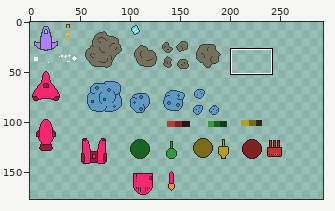
File history of a pixel-art file, src/LudumDare54/Assets/Content/Sprites/Items.aseprite. The first picture is a wide view before the edit; the outline marks the close-up.
Close-up. Before:
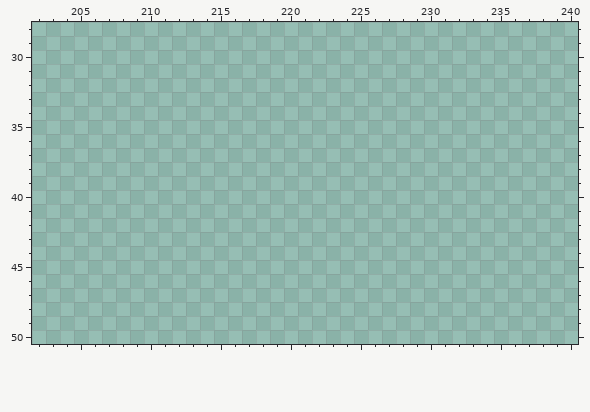
1024x1024 pixels, 1 frame. Colours within 5 levels of each other are drawn and written as one. Shown: x 202..240, y 28..50. The wide view leaves out empty margins. The commit also changed other parts of the picture, which this record leaves out.
After:
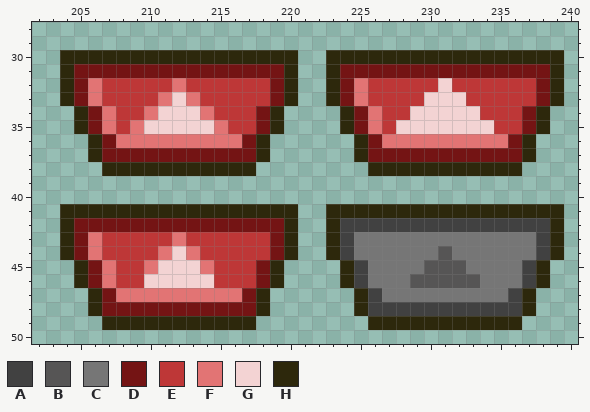
Palette (. is transparent): A #414141  B #565555  C #767676  D #741414  E #be3737  F #e27474  G #f3d3d3  H #2d280c
Changes in this commit:
y 30: x 204..220 ................. -> HHHHHHHHHHHHHHHHH; x 223..239 ................. -> HHHHHHHHHHHHHHHHH
y 31: x 204..220 ................. -> HDDDDDDDDDDDDDDDH; x 223..239 ................. -> HDDDDDDDDDDDDDDDH
y 32: x 204..220 ................. -> HDFEEEEEFEEEEEEDH; x 223..239 ................. -> HDFEEEEEGEEEEEEDH
y 33: x 204..220 ................. -> HDFEEEEFGFEEEEEDH; x 223..239 ................. -> HDFEEEEGGGEEEEEDH
y 34: x 205..219 ............... -> HDFEEFGGGFEEEDH; x 224..238 ............... -> HDFEEGGGGGEEEDH
y 35: x 205..219 ............... -> HDFEFGGGGGFEEDH; x 224..238 ............... -> HDFEGGGGGGGEEDH
y 36: x 206..218 ............. -> HDFFFFFFFFFDH; x 225..237 ............. -> HDFFFFFFFFFDH
y 37: x 206..218 ............. -> HDDDDDDDDDDDH; x 225..237 ............. -> HDDDDDDDDDDDH
y 38: x 207..217 ........... -> HHHHHHHHHHH; x 226..236 ........... -> HHHHHHHHHHH
y 41: x 204..220 ................. -> HHHHHHHHHHHHHHHHH; x 223..239 ................. -> HHHHHHHHHHHHHHHHH
y 42: x 204..220 ................. -> HDDDDDDDDDDDDDDDH; x 223..239 ................. -> HAAAAAAAAAAAAAAAH
y 43: x 204..220 ................. -> HDFEEEEEFEEEEEEDH; x 223..239 ................. -> HACCCCCCCCCCCCCAH
y 44: x 204..220 ................. -> HDFEEEEFGFEEEEEDH; x 223..239 ................. -> HACCCCCCBCCCCCCAH
y 45: x 205..219 ............... -> HDFEEFGGGFEEEDH; x 224..238 ............... -> HACCCCBBBCCCCAH
y 46: x 205..219 ............... -> HDFEEGGGGGEEEDH; x 224..238 ............... -> HACCCBBBBBCCCAH
y 47: x 206..218 ............. -> HDFFFFFFFFFDH; x 225..237 ............. -> HACCCCCCCCCAH
y 48: x 206..218 ............. -> HDDDDDDDDDDDH; x 225..237 ............. -> HAAAAAAAAAAAH
y 49: x 207..217 ........... -> HHHHHHHHHHH; x 226..236 ........... -> HHHHHHHHHHH
Changed places in both close-ups, as pixel boxes (x1, y1, x2, y2):
added: (60, 50, 564, 330)
